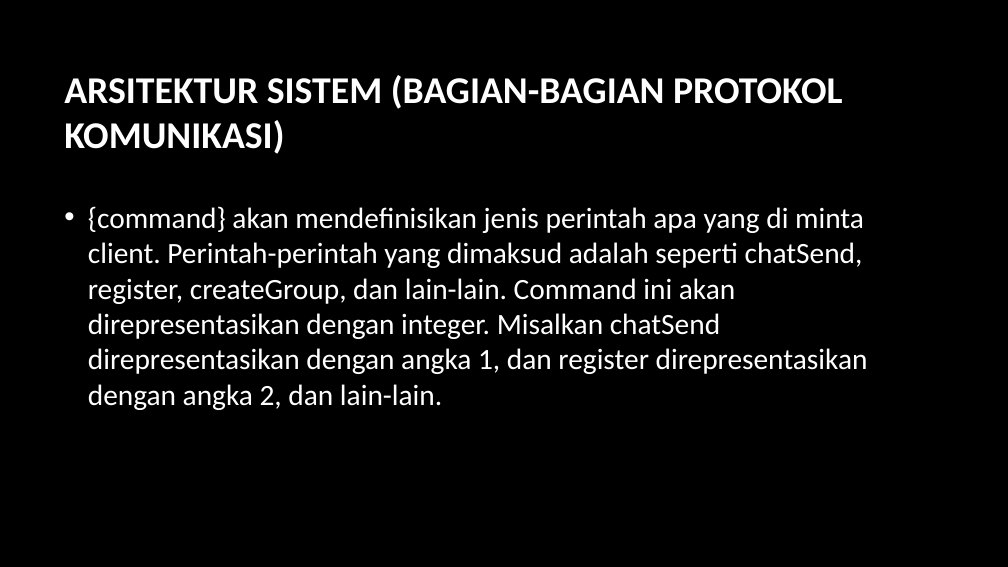
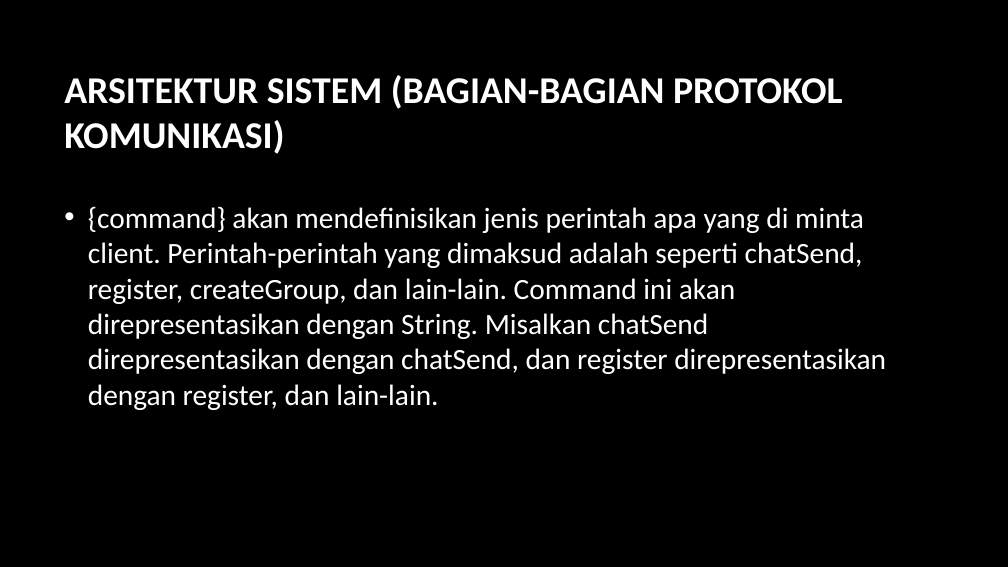
Before and after one commit to cht368/SAT, a slide deck: slide 6 of Arsitektur Sistem Aplikasi Chat.pptx (slide 7 before the commit). Drawn at 1008x567 pixels with LibreOffice and Linux fonts; fonts in the diff are those of the drawing; background and template pictures are left out. Boxes give left, top, right and bottom in pixels: in the first picture for what was removed or moved away, otherwise in the second. Text is boxed around its words. In the diff, an @@ line names an element or a change of style, - is before the commit and + after.

```diff
--- a/Arsitektur Sistem Aplikasi Chat.pptx
+++ b/Arsitektur Sistem Aplikasi Chat.pptx
@@ text at (88, 206, 886, 410): text changed @@
-• {command} akan mendefinisikan jenis perintah apa yang di minta client. Perintah-perintah yang dimaksud adalah seperti chatSend, register, createGroup, dan lain-lain. Command ini akan direpresentasikan dengan integer. Misalkan chatSend direpresentasikan dengan angka 1, dan register direpresentasikan dengan angka 2, dan lain-lain.
+• {command} akan mendefinisikan jenis perintah apa yang di minta client. Perintah-perintah yang dimaksud adalah seperti chatSend, register, createGroup, dan lain-lain. Command ini akan direpresentasikan dengan String. Misalkan chatSend direpresentasikan dengan chatSend, dan register direpresentasikan dengan register, dan lain-lain.
```
Also in this commit, not shown: 3 other slides changed, 1 slide removed, 27 other files.
